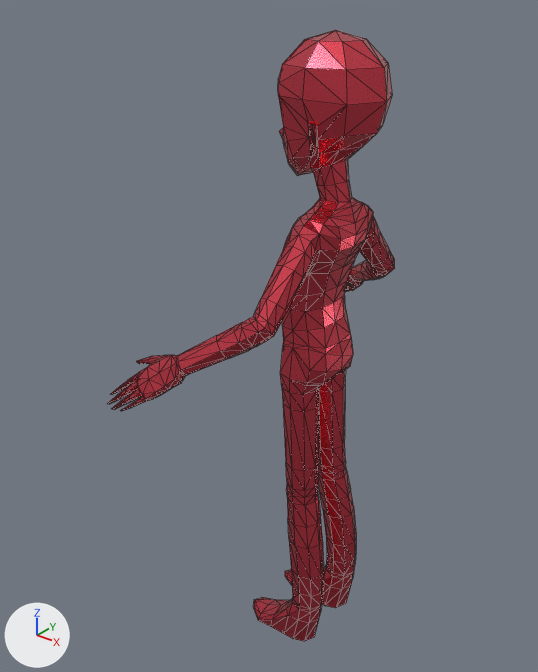
The FBX model Assets/wwAssets/kinect simple Rig.fbx as it was, and as the next commit left it.
Camera for both pictures: a 50 mm lens placed at (1.071, -1.613, 2.017), pointed at (-0.203, -0.021, 1.029). Every picture has the same lights, and +X, +Y and +Z are marked at lower left. Mesh edges are drawn as thin lines.

The scene before the commit, as lines of its bpy script (objects in view):
```python
me_sphere_002 = bpy.data.meshes.new('Sphere.002')
me_sphere_002.from_pydata(...)  # 1182 vertices, 2356 faces; spans x -0.37..0.14, y -0.53..0.53, z 0.0..1.9
me_sphere_002.materials.append(mat_m_red)  # red #e74e5e
ob_kinect_body = bpy.data.objects.new('kinect body', me_sphere_002)
ob_kinect_body.location = (0.0, 0.0, 0.0)
```
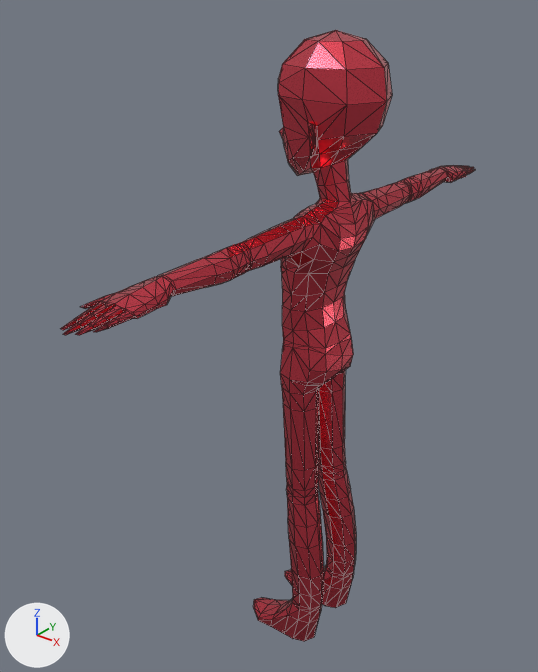
Pixel boxes [x1, y1, x2, y2] of what changed, in the pictures (538 x 672 px; the box of a moved part takes in the faces that stretch with it):
'kinect body', reshaped, shading changed (44% wider): before [107, 30, 395, 641]; after [61, 30, 475, 641]
part 1 of me_sphere_002, moved or reshaped: before [107, 197, 395, 411]; after [61, 165, 475, 335]
part 2 of me_sphere_002, shading changed: [253, 30, 392, 641] in both

Patch to the scene script:
```diff
--- a/Assets/wwAssets/kinect simple Rig.fbx.py
+++ b/Assets/wwAssets/kinect simple Rig.fbx.py
@@ me_sphere_002 @@
 # used by ob_kinect_body; location = (0.0, 0.0, 0.0)
-me_sphere_002.from_pydata(...)  # 1182 vertices, 2356 faces; spans x -0.37..0.14, y -0.53..0.53, z 0.0..1.9
+me_sphere_002.from_pydata(...)  # 1182 vertices, 2356 faces; spans x -0.22..0.14, y -0.87..0.87, z 0.0..1.9
+# me_sphere_002 part 1: 588 of 1182 vertices moved; they spanned x -0.37..0.06, y -0.53..0.53, z 0.96..1.48 and now span x -0.1..0.06, y -0.87..0.87, z 1.36..1.49; mean shift (0.18, 0.0, 0.31); largest move (-0.36, -0.53, 0.97) -> (-0.02, -0.87, 1.41)
+# me_sphere_002 part 2: edges marked sharp go from 3121 to 3087
 me_sphere_002.materials.append(mat_m_red)
```
